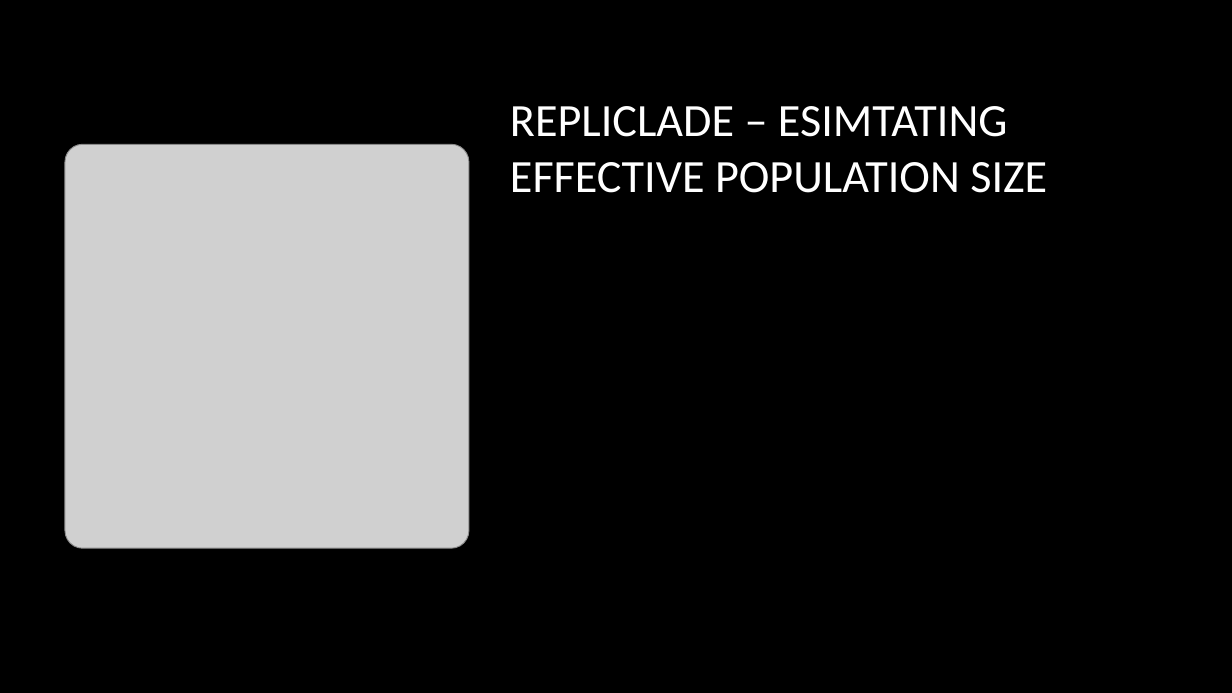
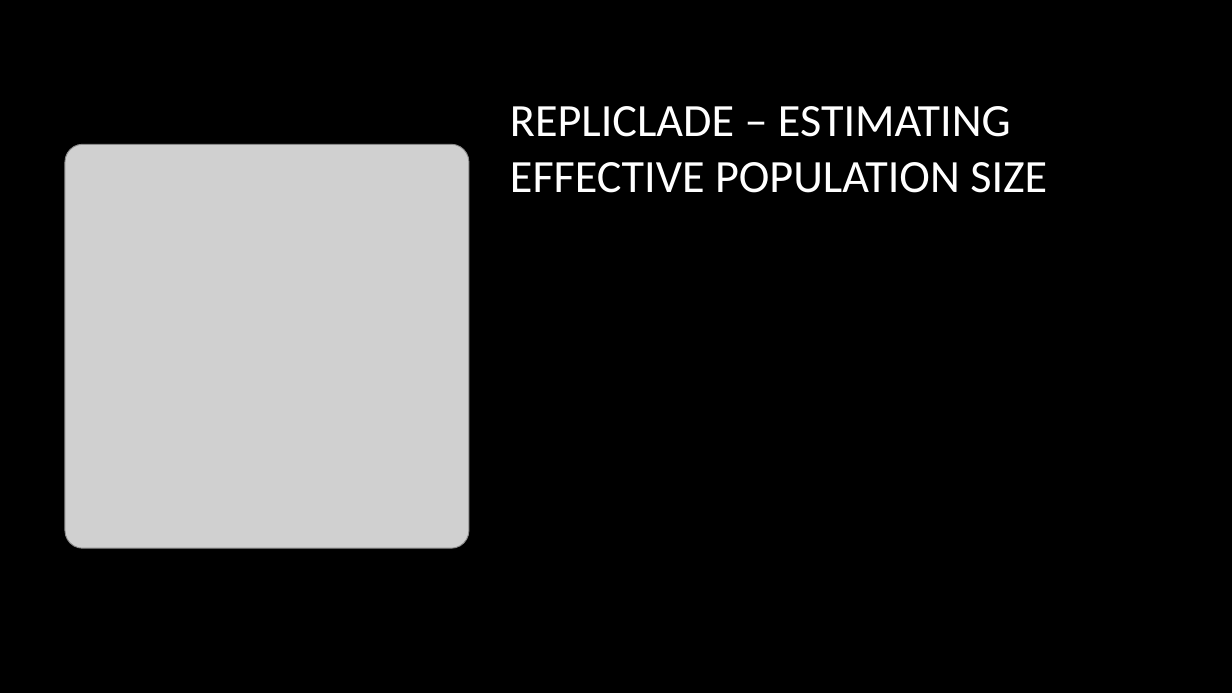
Before and after one commit to hakidehari/RepliClade, a slide deck: slide 19 of Repliclade_final/Repliclade.pptx. Drawn at 1232x693 pixels with LibreOffice and Linux fonts; fonts in the diff are those of the drawing; grey boxes stand for pictures; background and template pictures are left out. Boxes give left, top, right and bottom in pixels: in the first picture for what was removed or moved away, otherwise in the second. Text is boxed around its words. In the diff, an @@ line names an element or a change of style, - is before the commit and + after.

```diff
--- a/Repliclade_final/Repliclade.pptx
+++ b/Repliclade_final/Repliclade.pptx
@@ title at [510,106,1047,193]: text changed @@
-REPLICLADE – ESIMTATING EFFECTIVE POPULATION SIZE
+REPLICLADE – ESTIMATING EFFECTIVE POPULATION SIZE
```
Also in this commit, not shown: 1 other slide changed, 2 other files.
